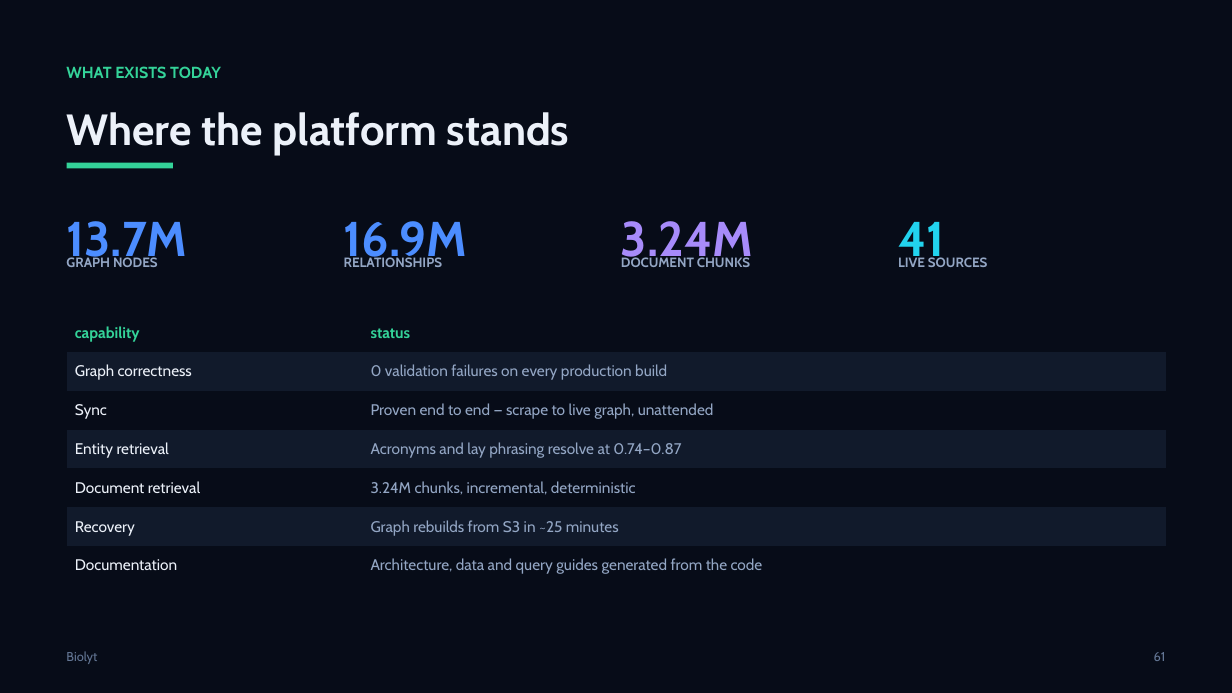
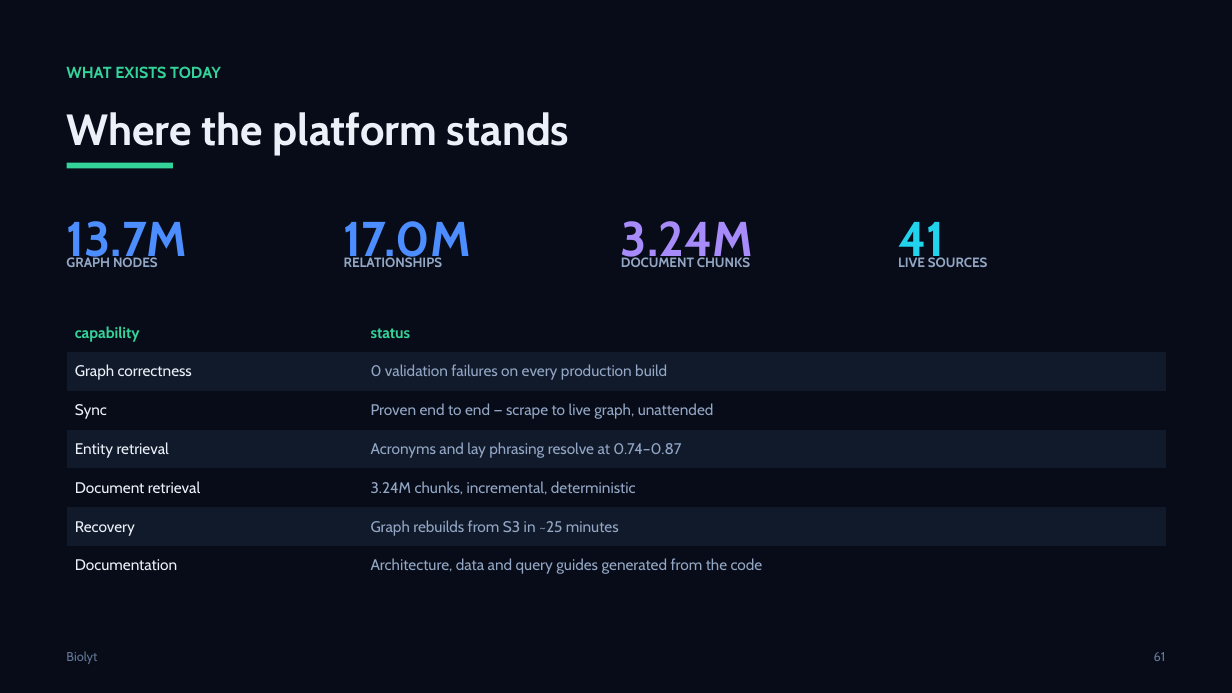
Before and after one commit to helmibiolyt/fullPipeline, a slide deck: slide 61 of presentation/Biolyt_Platform.pptx. Drawn at 1232x693 pixels with LibreOffice and Linux fonts; fonts in the diff are those of the drawing. Boxes give left, top, right and bottom in pixels: in the first picture for what was removed or moved away, otherwise in the second. Text is boxed around its words. In the diff, an @@ line names an element or a change of style, - is before the commit and + after.

```diff
--- a/presentation/Biolyt_Platform.pptx
+++ b/presentation/Biolyt_Platform.pptx
@@ text at [344, 221, 471, 267]: text changed @@
-16.9M
+17.0M
```
Also in this commit, not shown: 2 other slides changed, 2 other files.
